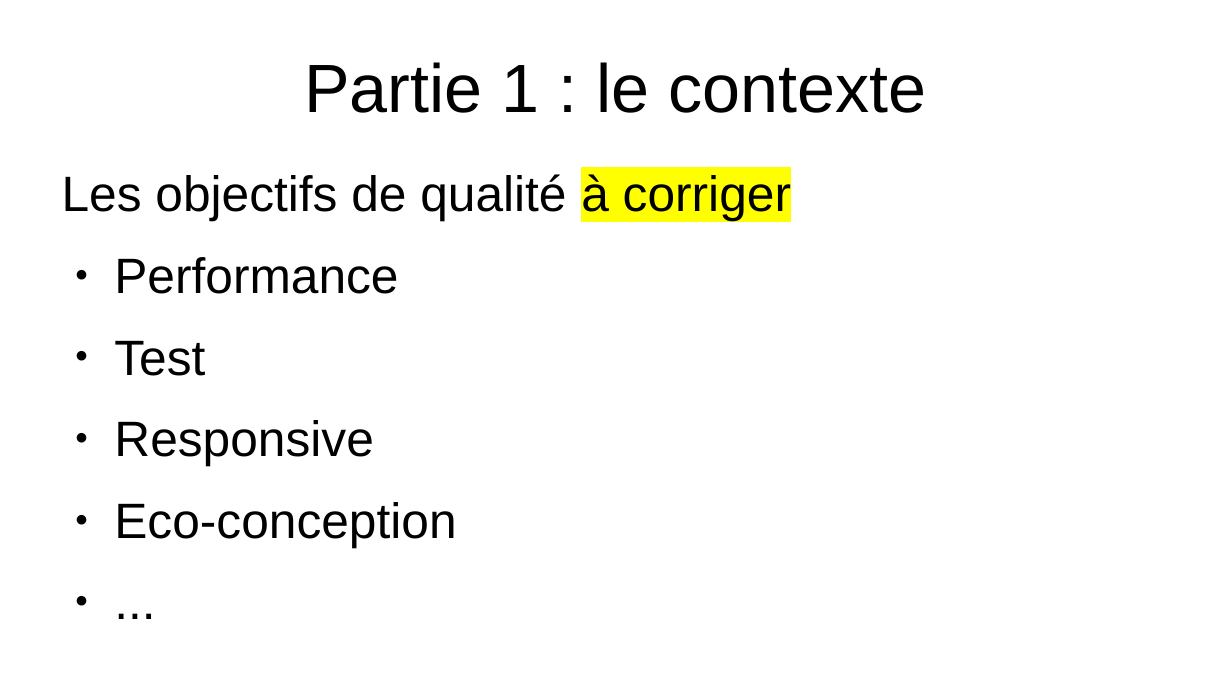
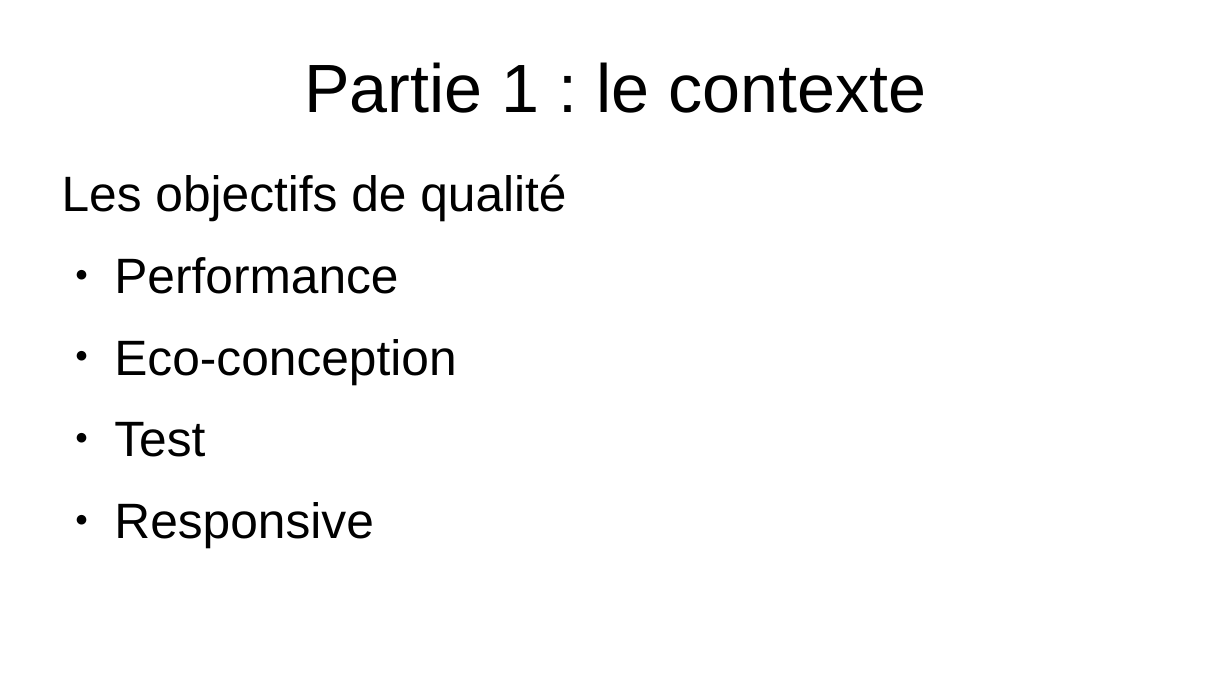
Before and after one commit to EmmaBroudic/Projet-Nooky, a slide deck: slide 11 of doc/Nooky.odp. Drawn at 1232x693 pixels with LibreOffice and Linux fonts; fonts in the diff are those of the drawing. Boxes give left, top, right and bottom in pixels: in the first picture for what was removed or moved away, otherwise in the second. Text is boxed around its words. In the diff, an @@ line names an element or a change of style, - is before the commit and + after.

```diff
--- a/doc/Nooky.odp
+++ b/doc/Nooky.odp
@@ text at (62, 174, 566, 221): text changed @@
-Les objectifs de qualité à corriger
+Les objectifs de qualité
@@ text at (114, 339, 456, 384): paragraph added @@
+● Eco-conception
@@ text at (114, 502, 456, 547): paragraphs removed @@
-● Eco-conception
-● ...
```
Also in this commit, not shown: 9 other slides changed, 3 slides added, 3 slides removed, 6 other files.
